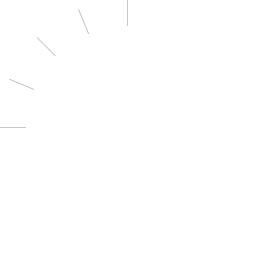
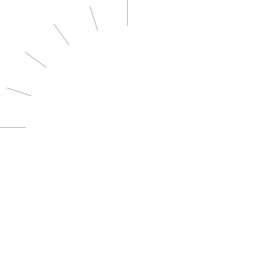
Layered file, before and after one edit (256 × 256). Changes by layer:
added layer "Ebene #5" above "Ebene #4" over [6, 6, 99, 97]
hid "Ebene #4" over [6, 6, 99, 97]
